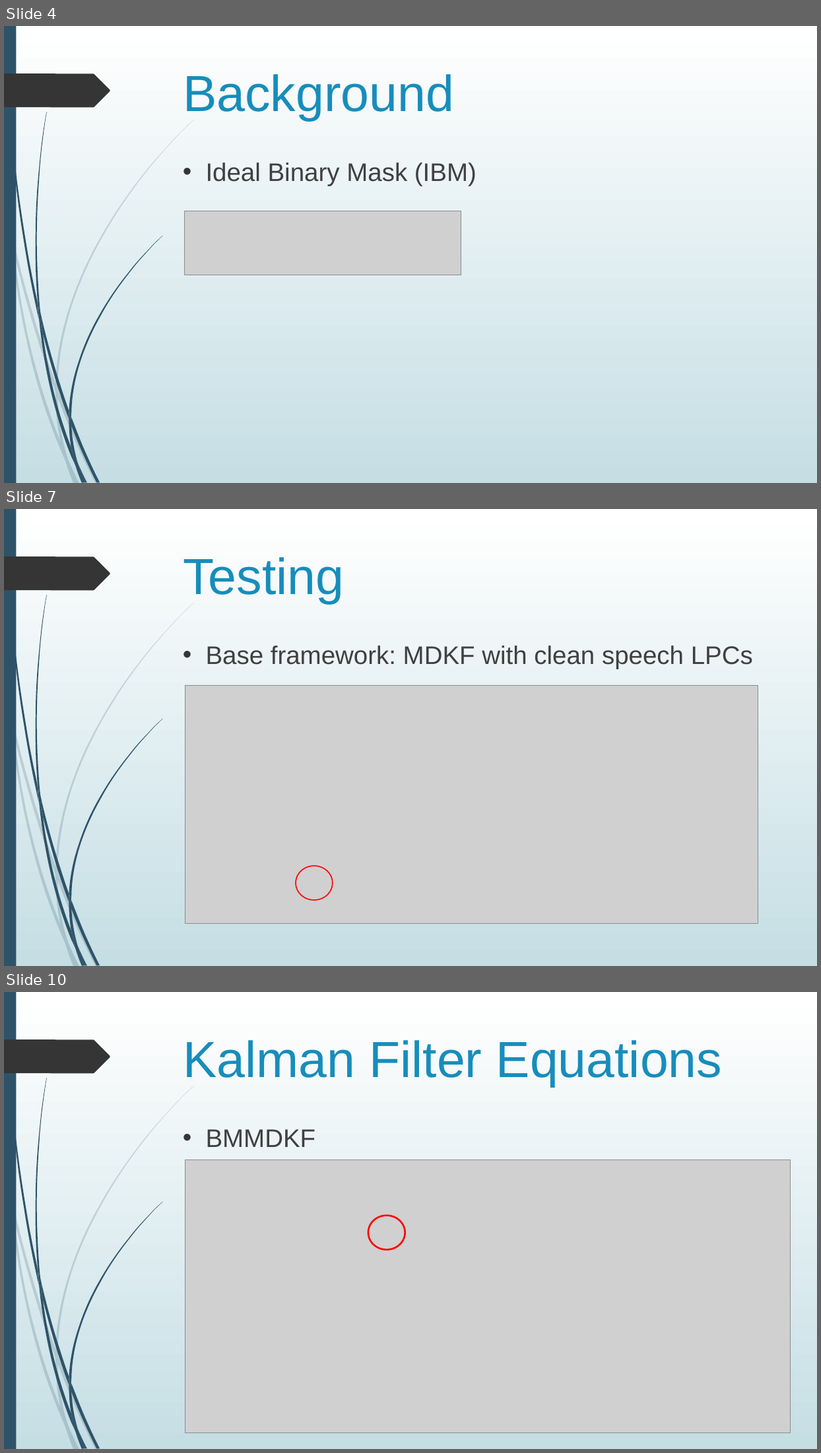
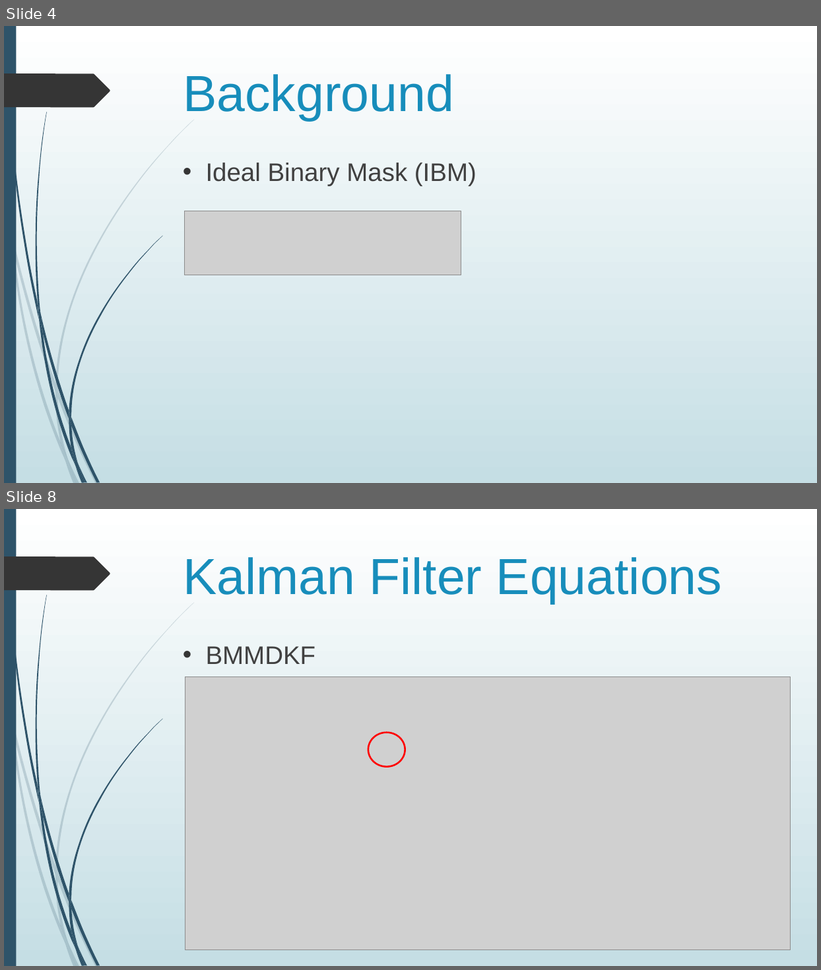
Before and after one commit to jygoh1/FinalYearProject, a slide deck: Presentation/draft_other.pptx. Shown one above the other, each under a label of ours: slides 4, 7 and 10 before the commit, slides 4 and 8 after it; the slides between them are not shown. The pictures are 821x1453 and 821x970 pixels, drawn with LibreOffice and Linux fonts; fonts in the diff are those of the drawing; grey boxes stand for pictures. Boxes give left, top, right and bottom in pixels: in the first picture for what was removed or moved away, otherwise in the second. Text is boxed around its words. In the diff, an @@ line names an element or a change of style, - is before the commit and + after.

```diff
--- a/Presentation/draft_other.pptx
+++ b/Presentation/draft_other.pptx
@@ slide 7 removed at [4, 509, 817, 966], background gradient #FFFFFF to #C5DEE5; not listed: 24 template elements that a slide beside it also shows @@
@@ title removed at [183, 557, 344, 603] @@
-Testing
@@ text removed at [206, 646, 753, 669] @@
-• Base framework: MDKF with clean speech LPCs
@@ picture removed at [185, 685, 758, 923] @@
@@ ellipse removed at [296, 867, 332, 900] @@
@@ what was slide 10 is now slide 8 @@
```
Also in this commit, not shown: 14 slides changed, 3 other slides removed, 4 other files.
